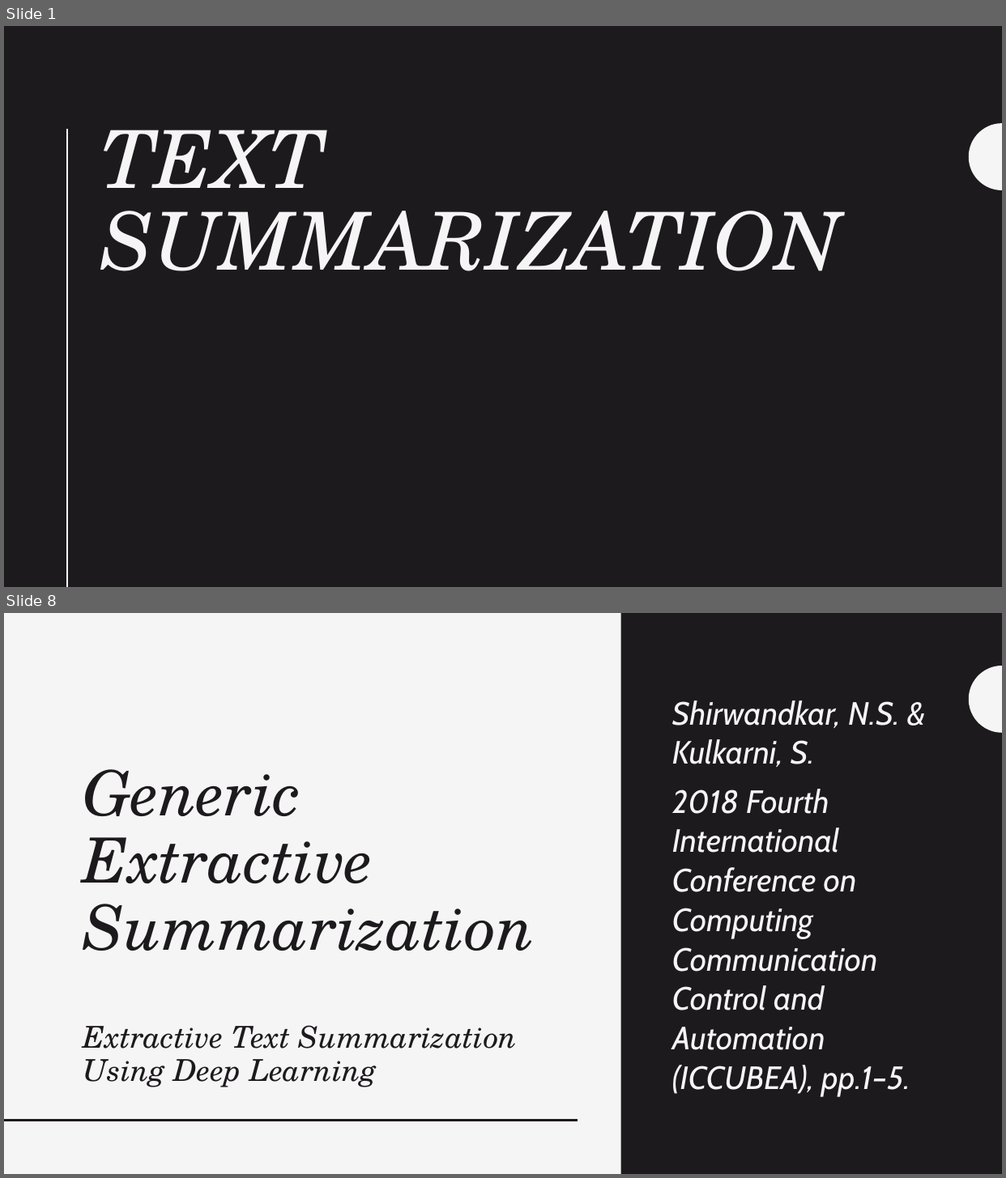
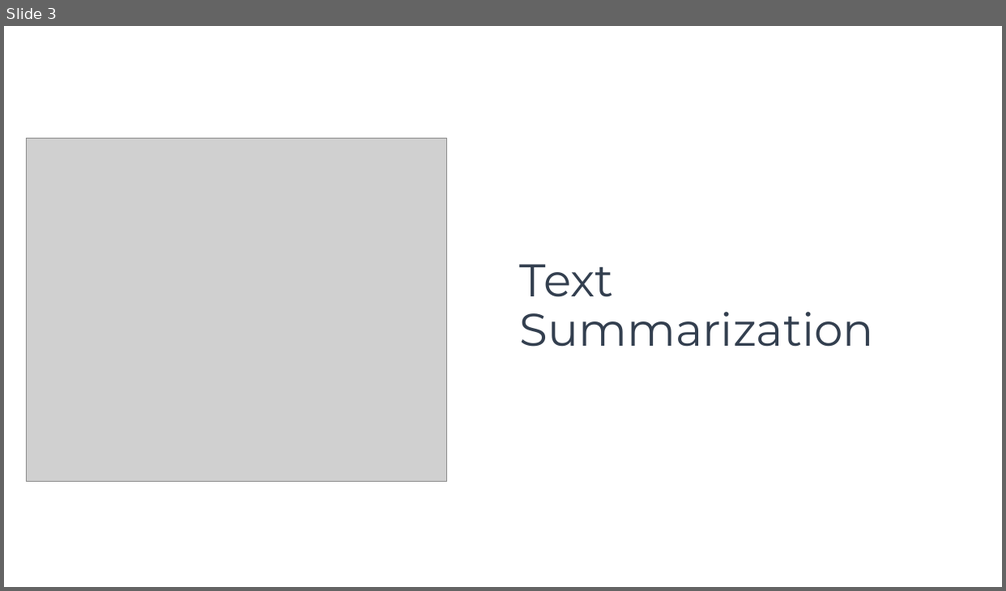
Before and after one commit to mhserry/F21AA, a slide deck: CW2/Submission/Text Summarization.pptx. Shown one above the other, each under a label of ours: slides 1 and 8 before the commit, slide 3 after it; the slides between them are not shown. The pictures are 1006x1178 and 1006x591 pixels, drawn with LibreOffice and Linux fonts; fonts in the diff are those of the drawing; grey boxes stand for pictures. Boxes give left, top, right and bottom in pixels: in the first picture for what was removed or moved away, otherwise in the second. Text is boxed around its words. In the diff, an @@ line names an element or a change of style, - is before the commit and + after.

```diff
--- a/CW2/Submission/Text Summarization.pptx
+++ b/CW2/Submission/Text Summarization.pptx
@@ slide 8 removed at box(4, 613, 1002, 1174), background #1D1A1D @@
@@ rectangle removed at box(4, 613, 1002, 1174) @@
@@ rectangle removed at box(621, 613, 1002, 1174) @@
@@ freeform shape removed at box(969, 666, 1002, 733) @@
@@ text removed at box(672, 700, 910, 1097) @@
-Shirwandkar, N.S. & Kulkarni, S.
-2018 Fourth International Conference on Computing Communication Control and Automation (ICCUBEA), pp.1–5.
@@ title removed at box(83, 769, 535, 951) @@
-Generic
-Extractive Summarization
@@ text removed at box(83, 1025, 517, 1088) @@
-Extractive Text Summarization Using Deep Learning
@@ freeform shape removed at box(969, 1053, 1002, 1121) @@
@@ line removed from (4, 1121) to (373, 1121) @@
@@ line removed from (4, 1121) to (578, 1121) @@
@@ what was slide 1 is now slide 3 @@
@@ slide 3 changed as well @@
@@ background #1D1A1D to #FFFFFF @@
@@ picture added at box(27, 139, 447, 482) @@
@@ line removed from (68, 130) to (68, 587) @@
@@ freeform shape removed at box(969, 123, 1002, 190) @@
@@ title "Text Summarization" at box(520, 264, 874, 347): vertical alignment top to middle @@
@@ title at box(520, 264, 874, 347): text changed; size 77 to 44 pt; font TeX Gyre Schola to Montserrat; text colour #F5F5F5 to #333F50; italic off @@
-TEXT SUMMARIZATION
+Text Summarization
```
Also in this commit, not shown: 1 other slide changed, 24 slides added, 7 other slides removed, 3 other files.
